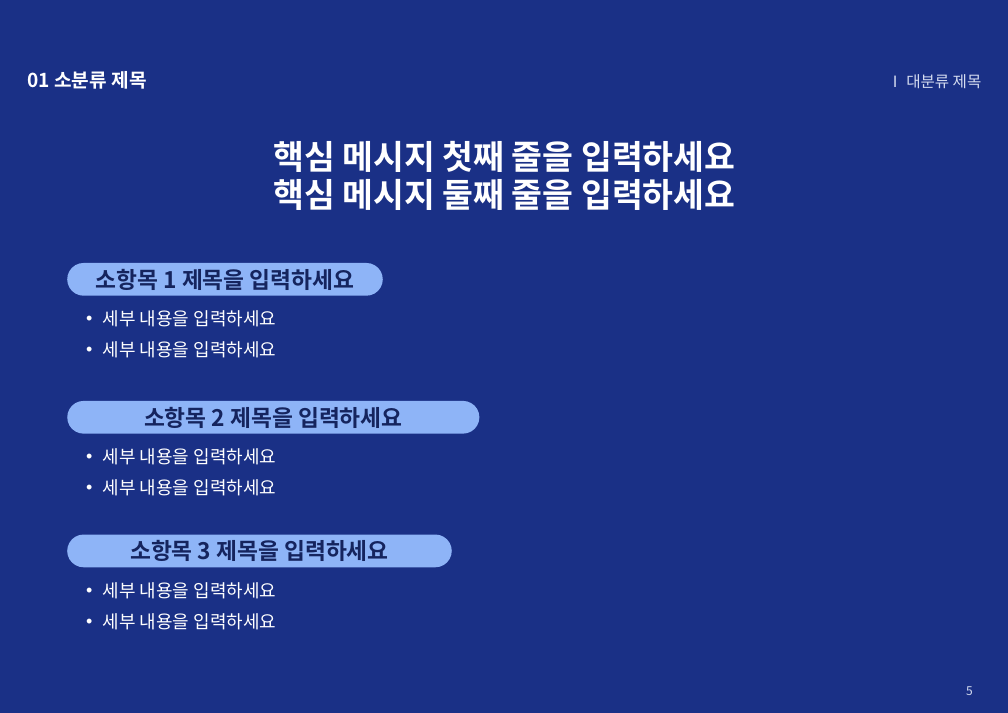
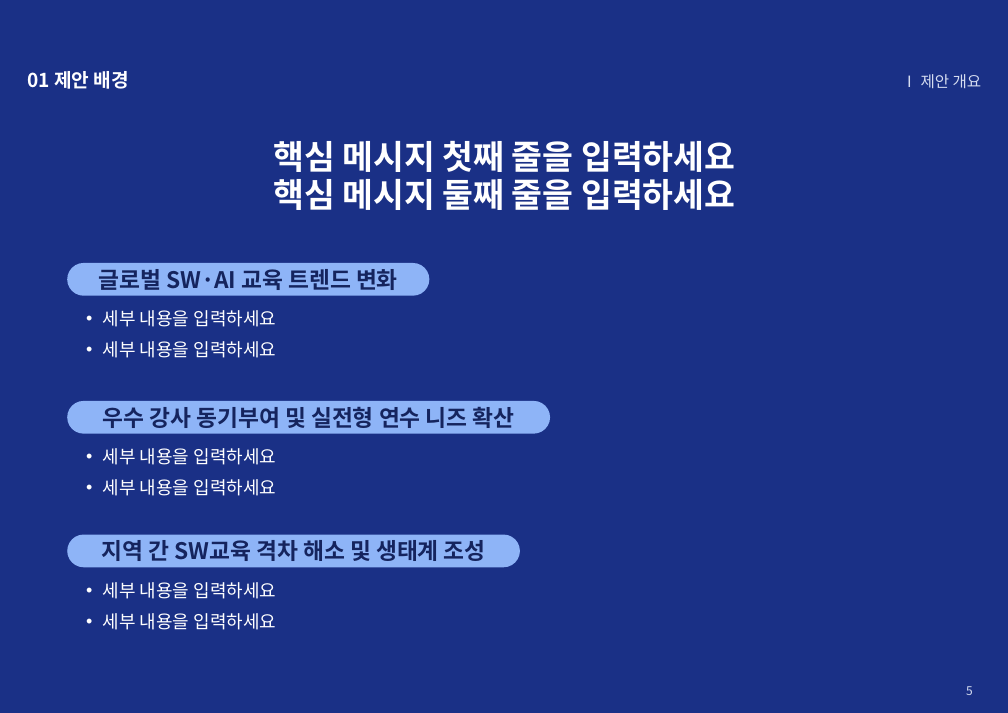
Before and after one commit to jinyor4435/-, a slide deck: slide 5 of 입찰제안서_PPT템플릿_2026SW미래채움.pptx. Drawn at 1008x713 pixels with LibreOffice and Linux fonts; fonts in the diff are those of the drawing. Boxes give left, top, right and bottom in pixels: in the first picture for what was removed or moved away, otherwise in the second. Text is boxed around its words. In the diff, an @@ line names an element or a change of style, - is before the commit and + after.

```diff
--- a/입찰제안서_PPT템플릿_2026SW미래채움.pptx
+++ b/입찰제안서_PPT템플릿_2026SW미래채움.pptx
@@ text at (28,71,129,89): text changed @@
-01 소분류 제목
+01 제안 배경
@@ text at (902,74,982,88): text changed @@
-Ⅰ 대분류 제목
+Ⅰ 제안 개요
@@ rounded rectangle "글로벌 SW·AI 교육 트렌드 변화": place and size @@
-rounded rectangle "글로벌 SW·AI 교육 트렌드 변화" at (67,263,383,296)
+rounded rectangle "글로벌 SW·AI 교육 트렌드 변화" at (67,263,429,296)
@@ text in rounded rectangle at (99,269,398,290): text changed @@
-소항목 1 제목을 입력하세요
+글로벌 SW·AI 교육 트렌드 변화
@@ rounded rectangle "우수 강사 동기부여 및 실전형 ...": place and size @@
-rounded rectangle "우수 강사 동기부여 및 실전형 ..." at (67,401,479,434)
+rounded rectangle "우수 강사 동기부여 및 실전형 ..." at (67,401,550,434)
@@ text in rounded rectangle at (103,407,515,428): text changed @@
-소항목 2 제목을 입력하세요
+우수 강사 동기부여 및 실전형 연수 니즈 확산
@@ rounded rectangle "지역 간 SW교육 격차 해소 ...": place and size @@
-rounded rectangle "지역 간 SW교육 격차 해소 ..." at (67,535,452,567)
+rounded rectangle "지역 간 SW교육 격차 해소 ..." at (67,535,520,567)
@@ text in rounded rectangle at (101,540,486,561): text changed @@
-소항목 3 제목을 입력하세요
+지역 간 SW교육 격차 해소 및 생태계 조성
```
Also in this commit, not shown: 41 other slides changed, 13 slides added, 13 slides removed.
